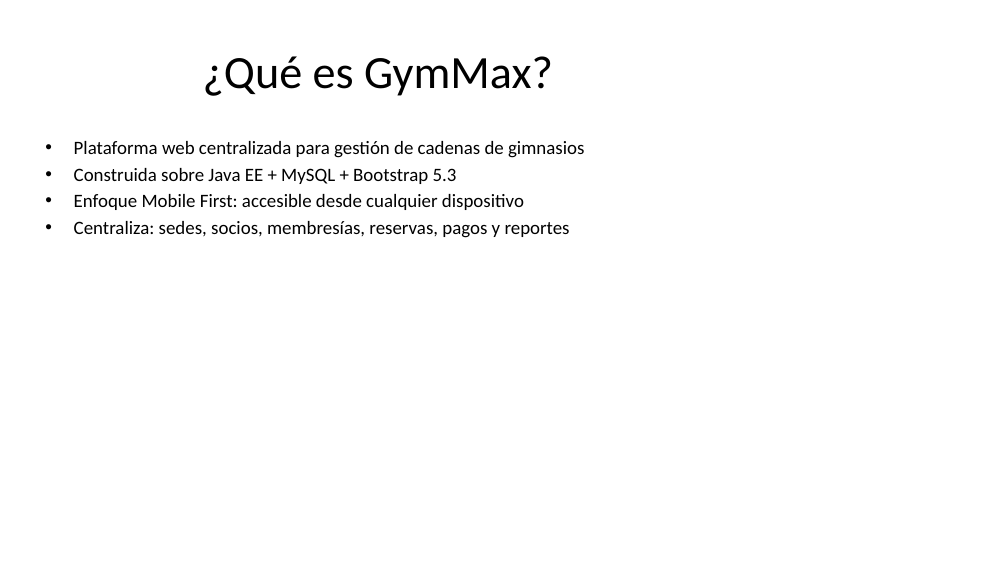
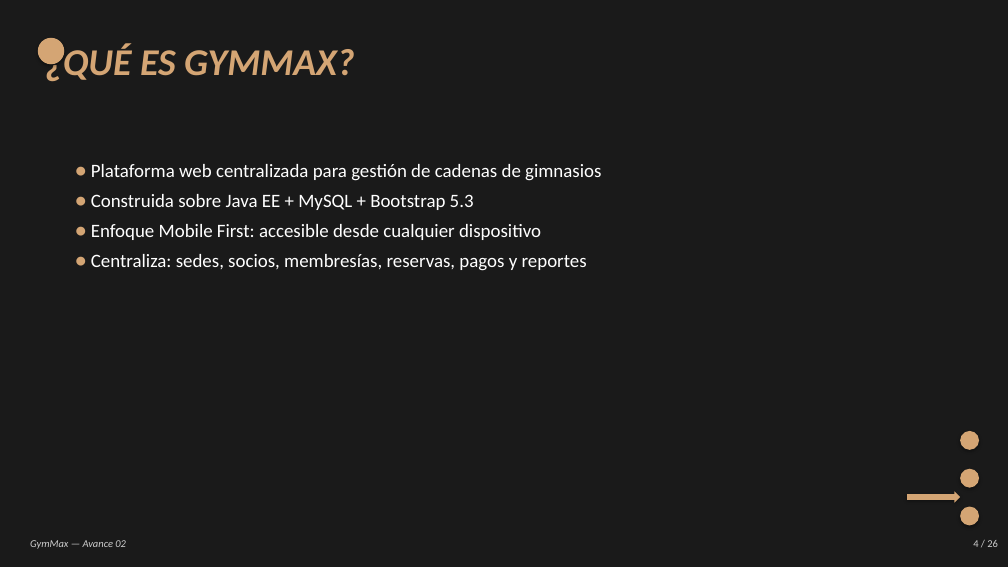
Before and after one commit to DPI9/gymmax-grupo3, a slide deck: slide 4 of Avance02/GymMax_Avance02.pptx. Drawn at 1008x567 pixels with LibreOffice and Linux fonts; fonts in the diff are those of the drawing. Boxes give left, top, right and bottom in pixels: in the first picture for what was removed or moved away, otherwise in the second. Text is boxed around its words. In the diff, an @@ line names an element or a change of style, - is before the commit and + after.

Commit message:
Mejorar PowerPoint con estilo visual del Avance 01 (fondo negro, beige, italic)

```diff
--- a/Avance02/GymMax_Avance02.pptx
+++ b/Avance02/GymMax_Avance02.pptx
@@ background #FFFFFF to #1A1A1A @@
@@ ellipse added at (38, 38, 64, 64), fill #D4A574 @@
@@ text at (45, 44, 354, 81): text changed; size 44 to 36 pt; text colour #000000 to #D4A574; bold on; italic on @@
-¿Qué es GymMax?
+¿QUÉ ES GYMMAX?
@@ text "¿QUÉ ES GYMMAX?" at (45, 44, 354, 81): vertical alignment middle to top @@
@@ text at (91, 164, 601, 271): text changed; text colour #000000 to #FFFFFF @@
-• Plataforma web centralizada para gestión de cadenas de gimnasios
-• Construida sobre Java EE + MySQL + Bootstrap 5.3
-• Enfoque Mobile First: accesible desde cualquier dispositivo
-• Centraliza: sedes, socios, membresías, reservas, pagos y reportes
+• Plataforma web centralizada para gestión de cadenas de gimnasios
+• Construida sobre Java EE + MySQL + Bootstrap 5.3
+• Enfoque Mobile First: accesible desde cualquier dispositivo
+• Centraliza: sedes, socios, membresías, reservas, pagos y reportes
@@ ellipse added at (960, 431, 979, 450), fill #D4A574 @@
@@ ellipse added at (960, 469, 979, 488), fill #D4A574 @@
@@ right arrow added at (907, 492, 960, 503), fill #D4A574 @@
@@ ellipse added at (960, 507, 979, 526), fill #D4A574 @@
@@ text added at (30, 540, 126, 549), 10 pt, text #CCCCCC, italic @@
+GymMax — Avance 02
@@ text added at (973, 540, 998, 547), 10 pt, text #CCCCCC @@
+4 / 26
```
Also in this commit, not shown: 19 other slides changed, 6 slides added, 6 slides removed, 4 other files.
